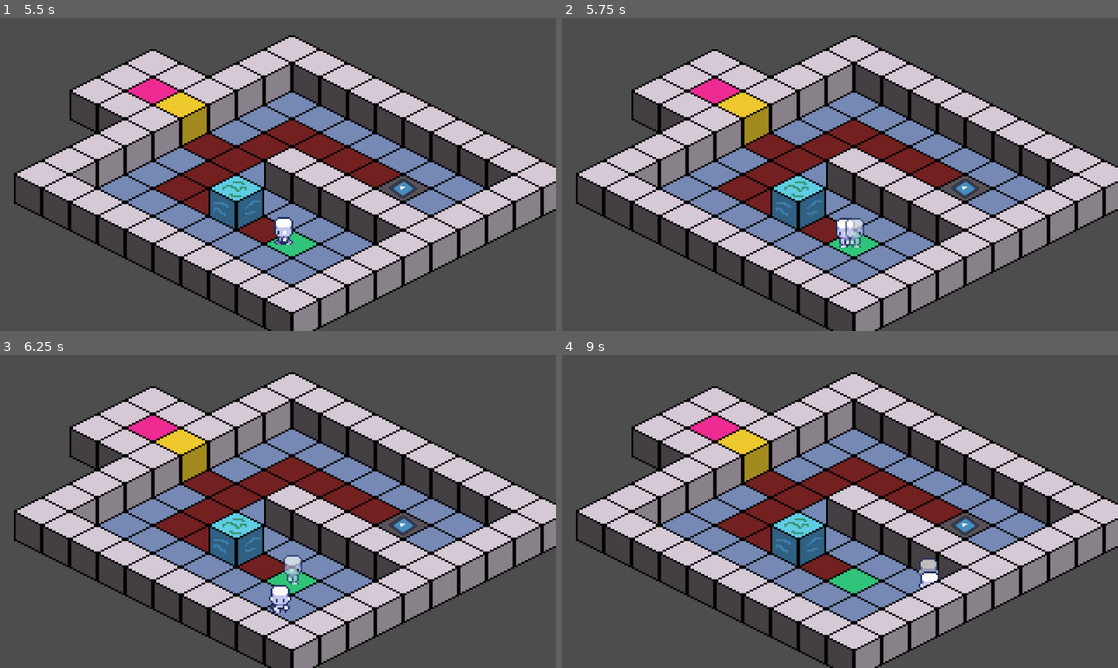
Above: before the commit, frames 1-4 (two rows, left to right).
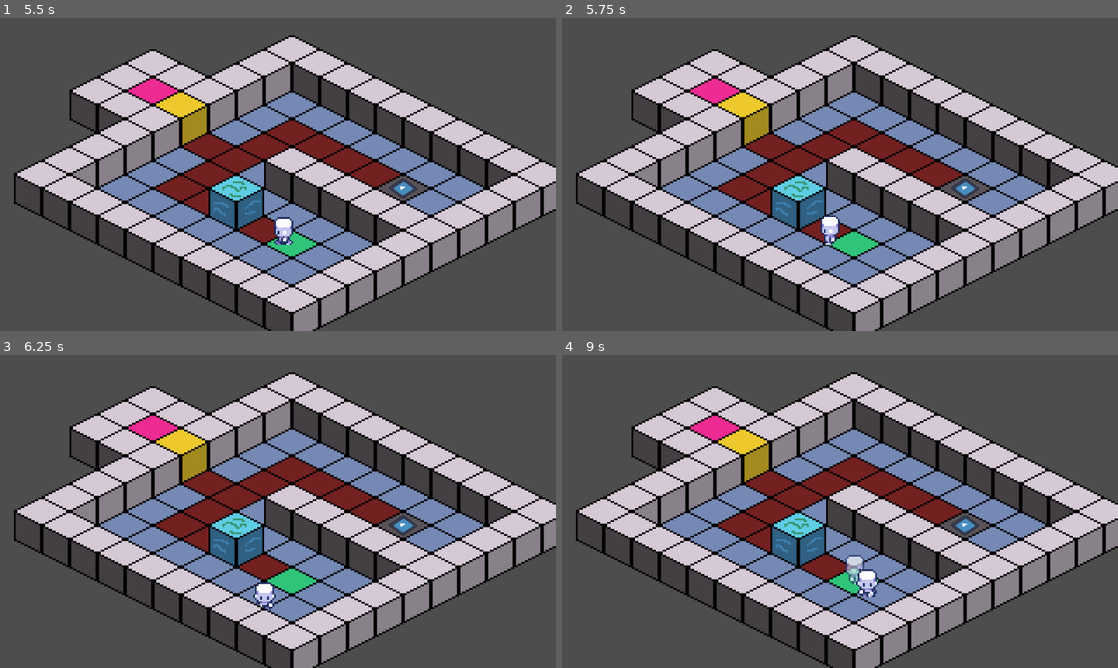
Above: after the commit, the same moments.

Repository: kokiheey/game-jam-repo
Game: Godot game, scene res://main_menu.tscn
Same seed, same stepped clock (60 frames per second), same inputs: the game is played once before the commit and once after it. The engine's default icon, where the game draws it, is replaced by a stand-in: a white triangle on a blue panel in a dark square.
Inputs:
- Up to frame 1 (5.5 s): click "PLAY" at 0.5 s; tap Enter at 1.25 s; hold Right (ui_right) 1.28-2.03 s; hold E (interact) 1.28-2.03 s; hold Down (ui_down) 2.03-2.78 s; tap E (interact) at 2.1, 3.6, 5.1 s; hold Right (ui_right) 2.78-3.53 s; hold E (interact) 2.78-3.53 s; tap Space at 3.5 s; hold Up (ui_up) 3.53-4.28 s; hold E (interact) 4.28-5.03 s; hold Left (ui_left) from 4.28 s (still down)
- Up to frame 2 (5.75 s): keep holding Left (ui_left)
- Up to frame 3 (6.25 s): release Left (ui_left) at 5.78 s; hold Down (ui_down) from 5.78 s (still down); hold E (interact) from 5.78 s (still down)
- Up to frame 4 (9 s): release Down (ui_down) at 6.53 s; release E (interact) at 6.53 s; hold Right (ui_right) 6.53-7.28 s; tap E (interact) at 6.6, 8.1 s; hold Up (ui_up) 7.28-8.03 s; hold E (interact) 7.28-8.03 s; hold Right (ui_right) 8.03-8.78 s; hold Down (ui_down) from 8.78 s (still down); hold E (interact) from 8.78 s (still down)

Frame 1 is identical in both runs. In frame 2, 0.7% of the frame differs, in the area x 46-55%, y 63-74%; in frame 3, 0.8%; in frame 4, 0.8%, in the area x 50-68%, y 63-78%.

Commit message:
Timer change

Diff:
--- a/gmtk2025/Scenes/Levels/level_0.tscn
+++ b/gmtk2025/Scenes/Levels/level_0.tscn
@@ -53,6 +53,7 @@
 
 [node name="ReplayManager" type="Node" parent="." node_paths=PackedStringArray("player", "spawn_position")]
 script = ExtResource("7_1ih7c")
+restart_time = 8.0
 player = NodePath("../Objects/Player")
 spawn_position = NodePath("../spawnpos")
 metadata/_custom_type_script = "uid://hy2gnb8ff6s7"
--- a/gmtk2025/Scenes/Levels/level_1.tscn
+++ b/gmtk2025/Scenes/Levels/level_1.tscn
@@ -59,12 +59,7 @@
 
 [node name="ReplayManager" type="Node" parent="." node_paths=PackedStringArray("player", "spawn_position")]
 script = ExtResource("6_xgxfi")
+restart_time = 8.0
 player = NodePath("../Objects/Player")
 spawn_position = NodePath("../spawn")
 metadata/_custom_type_script = "uid://hy2gnb8ff6s7"
-
-[node name="Timer" type="Timer" parent="."]
-wait_time = 10.0
-autostart = true
-
-[connection signal="timeout" from="Timer" to="ReplayManager" method="_on_timer_timeout"]
--- a/gmtk2025/Scenes/Levels/level_2.tscn
+++ b/gmtk2025/Scenes/Levels/level_2.tscn
@@ -67,12 +67,7 @@
 
 [node name="ReplayManager" type="Node" parent="." node_paths=PackedStringArray("player", "spawn_position")]
 script = ExtResource("5_blpqv")
+restart_time = 10.0
 player = NodePath("../Objects/Player")
 spawn_position = NodePath("../spawn")
 metadata/_custom_type_script = "uid://hy2gnb8ff6s7"
-
-[node name="Timer" type="Timer" parent="."]
-wait_time = 10.0
-autostart = true
-
-[connection signal="timeout" from="Timer" to="ReplayManager" method="_on_timer_timeout"]
